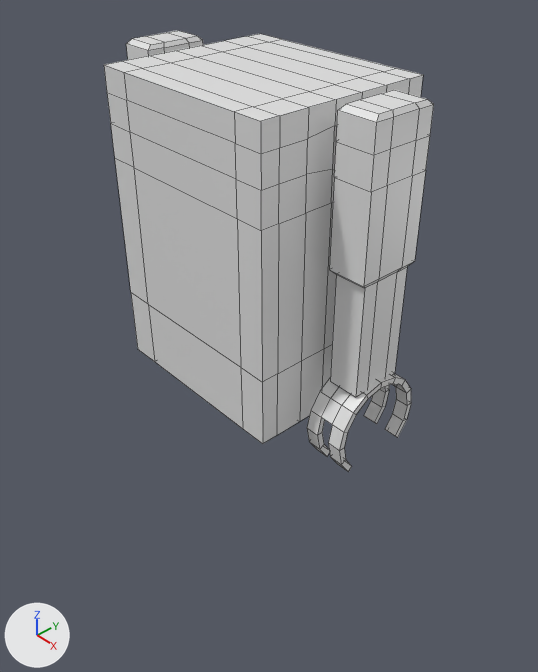
A saved change to the Blender file Robot/Robot1_HandClamp1.blend.
Rendered twice from a 50 mm lens placed at (6.74, -5.96, 4.46), pointed at (0.13, 0.0, -1.53). Arrows for +X, +Y and +Z are at lower left; the lights stay in place. Mesh edges are drawn as thin lines.
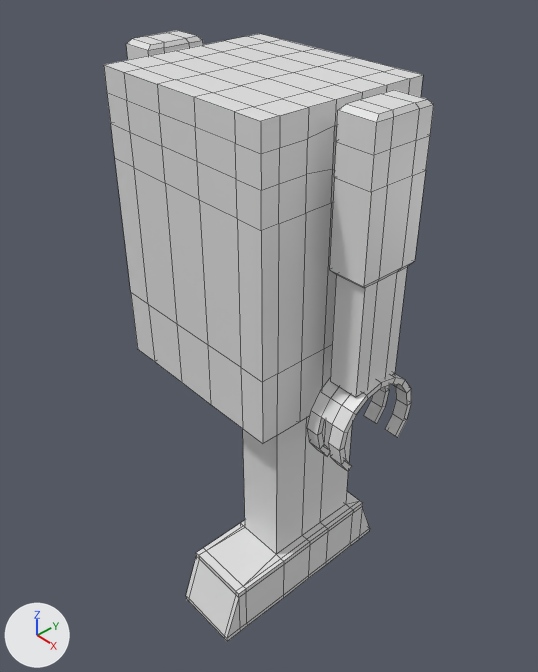
The change in detail:
me_cube is used by ob_cube; location (0.0, 0.0, 0.0).
me_cube had 360 vertices, 356 faces and spanned x -2.19..2.21, y -1.25..1.24, z -2.38..2.22.
me_cube now has 520 vertices, 518 faces and spans x -2.19..2.21, y -1.91..1.29, z -5.62..2.22.
Part 1, on me_cube:
4 vertices are removed from x 1.0, y -0.6..0.6, z -1.99.
29 faces are deleted.
38 vertices are added at x 0.28..1.31, y -1.91..1.29, z -5.62..-1.99.
24 new vertices lie (0.67, 0.0, 0.0) away from vertices in x -1.0, y -1.25..1.24, z -1.99..2.16.
20 new vertices lie (-0.67, 0.0, 0.0) away from vertices in x 1.0, y -1.25..1.24, z -1.99..2.16.
22 new vertices lie (0.0, 0.0, 0.07) away from vertices in x 0.28..1.31, y -1.91..1.29, z -5.62.
14 new vertices lie (0.0, 0.0, 0.74) away from vertices in x 0.28..1.31, y -1.65..1.02, z -5.55.
14 new vertices lie (0.0, 0.0, 0.08) away from vertices in x 0.28..1.31, y -1.65..1.02, z -4.81.
16 new vertices lie (0.08, 0.0, 0.0) away from vertices in x 0.28, y -1.65..1.02, z -5.62..-4.73.
16 new vertices lie (-0.07, 0.0, 0.0) away from vertices in x 1.31, y -1.65..1.02, z -5.62..-4.73.
191 new faces join them.

What differs and where, as boxes (x1, y1, x2, y2) in the pictures (538 x 672 px):
'Cube', reshaped (38% taller)
    before: (104, 30, 434, 472)
    after: (104, 30, 434, 641)
part 1 of me_cube, built on
    before: (124, 39, 395, 429)
    after: (124, 39, 395, 641)
